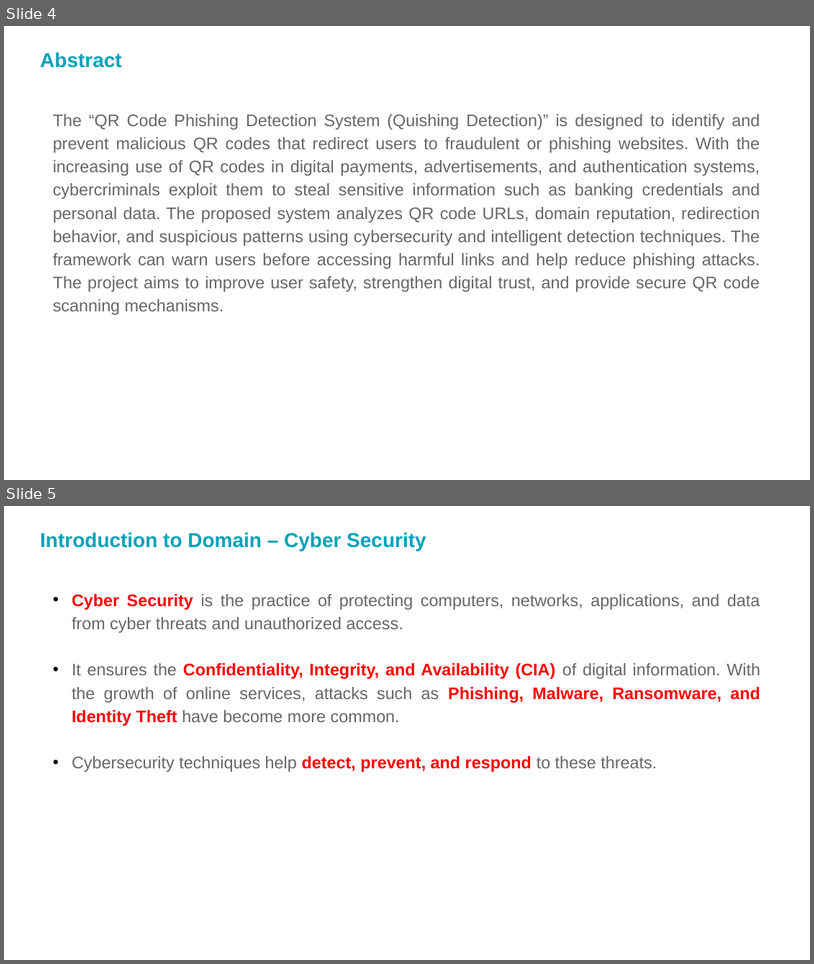
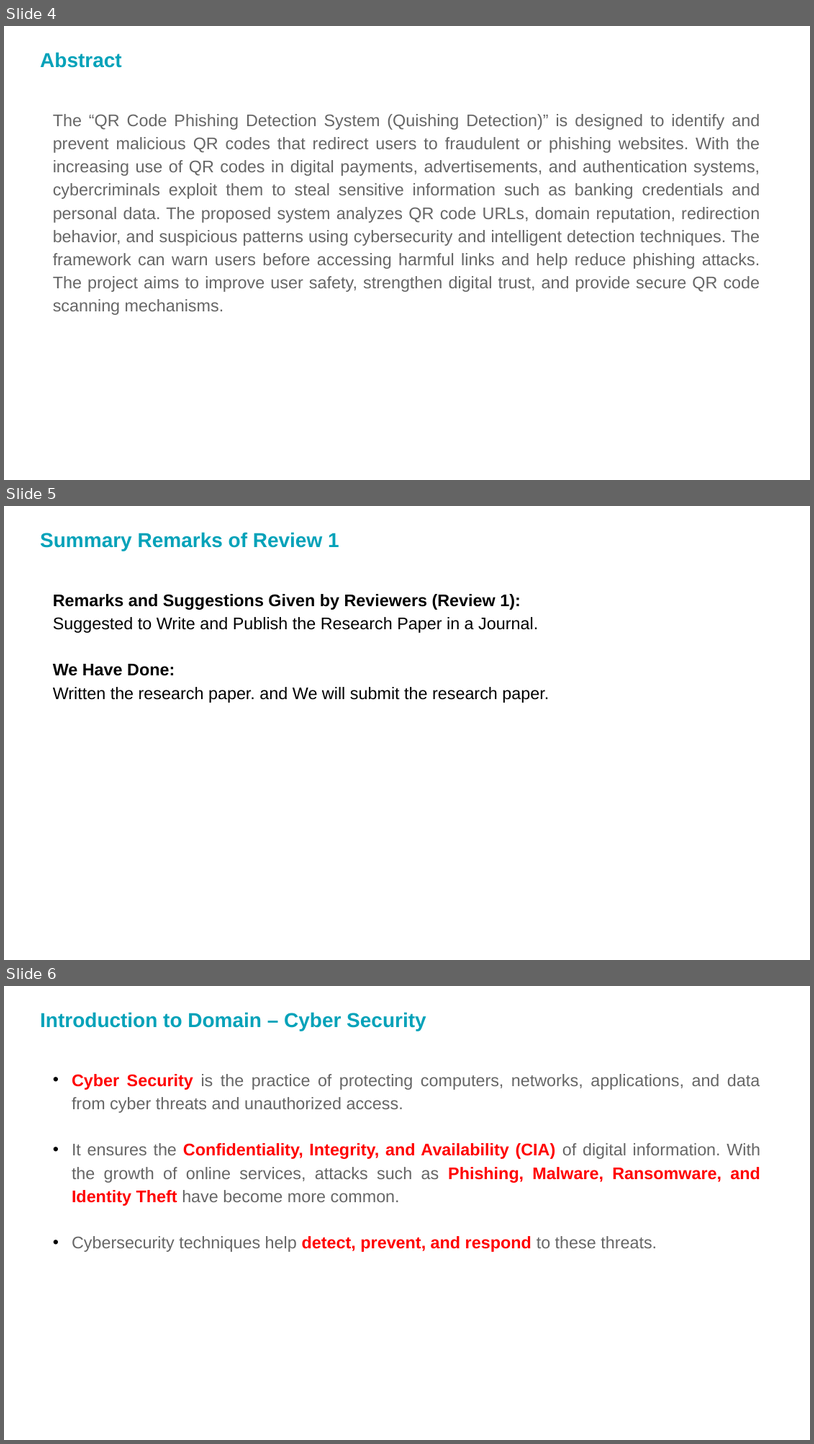
Before and after one commit to yashtalaviya5/QR-Code-Phishing-Detection-System, a slide deck: Major Project (01CE0716) - PPT.pptx. Shown one above the other, each under a label of ours: slides 4 and 5 before the commit, slides 4, 5 and 6 after it. The pictures are 814x964 and 814x1444 pixels, drawn with LibreOffice and Linux fonts; fonts in the diff are those of the drawing; background and template pictures are left out. Boxes give left, top, right and bottom in pixels: in the first picture for what was removed or moved away, otherwise in the second. Text is boxed around its words. In the diff, an @@ line names an element or a change of style, - is before the commit and + after.

Commit message:
Review 2 Changes

```diff
--- a/Major Project (01CE0716) - PPT.pptx
+++ b/Major Project (01CE0716) - PPT.pptx
@@ slide 5 added at (x1=4, y1=506, x2=810, y2=960), background picture (left out) @@
@@ title added at (x1=40, y1=532, x2=340, y2=551), 24 pt, text #04A2B9, bold @@
+Summary Remarks of Review 1
@@ text added at (x1=53, y1=594, x2=549, y2=703), 20 pt, text #000000 @@
+Remarks and Suggestions Given by Reviewers (Review 1):
+Suggested to Write and Publish the Research Paper in a Journal.
+We Have Done:
+Written the research paper. and We will submit the research paper.
@@ what was slide 5 is now slide 6 @@
```
Also in this commit, not shown: 1 slide changed, 1 other file.
